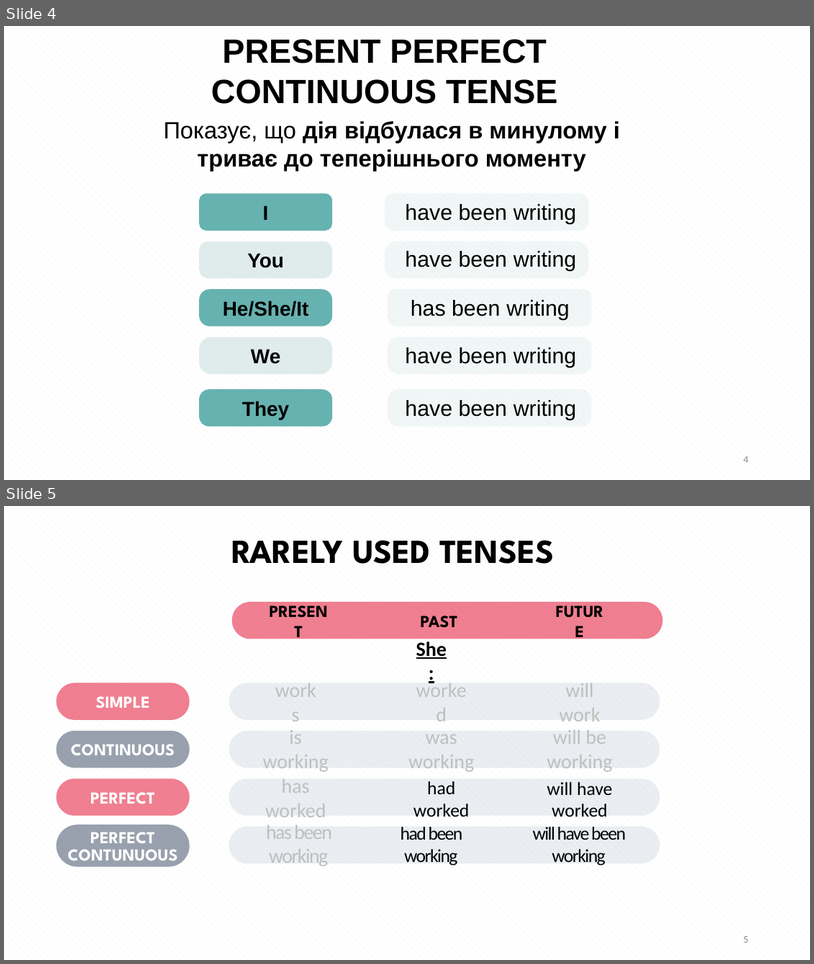
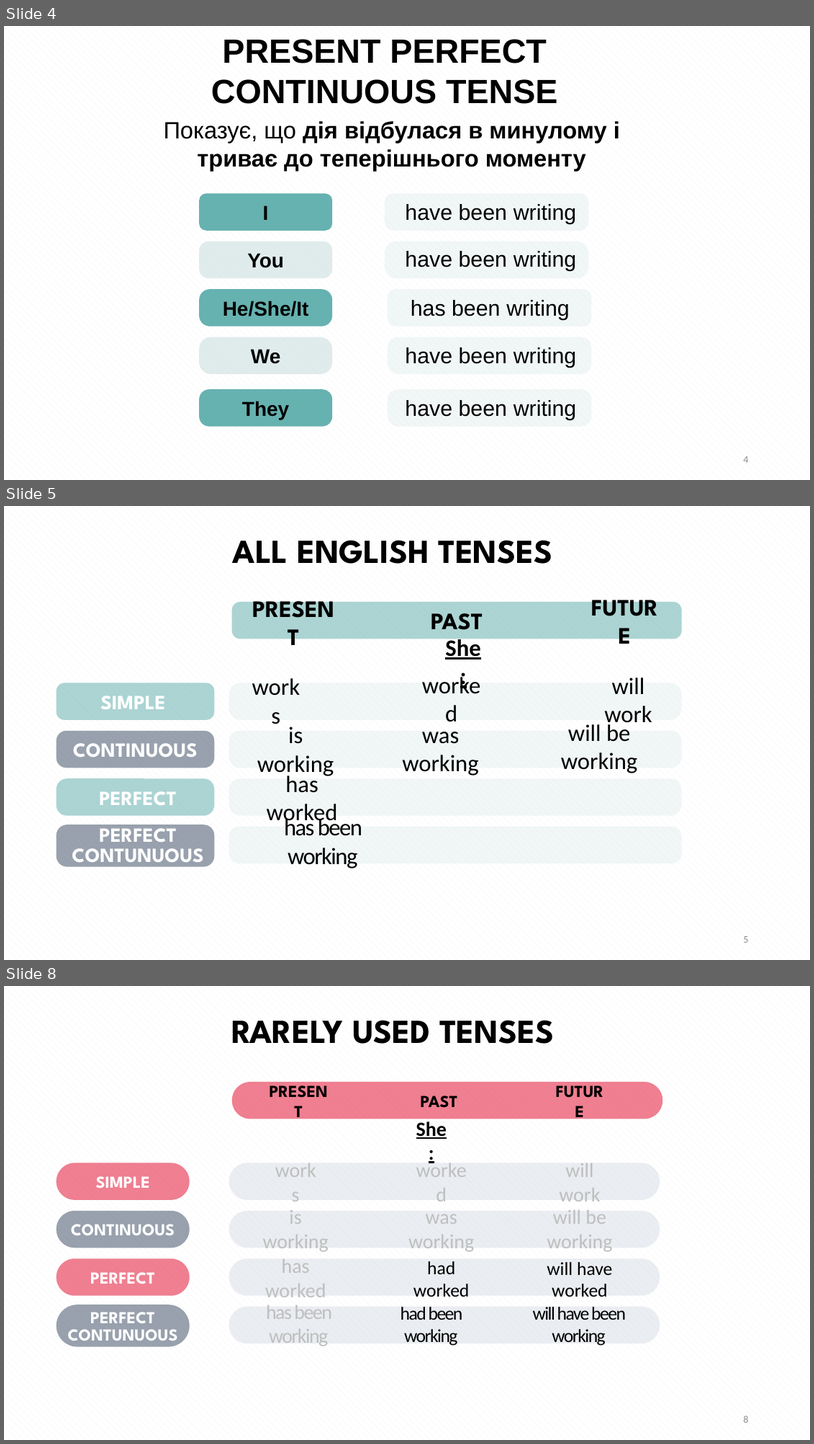
Before and after one commit to vikhulei/TeachLearnFullStack, a slide deck: public/docs/Reviews.pptx. Shown one above the other, each under a label of ours: slides 4 and 5 before the commit, slides 4, 5 and 8 after it; the slides between them are not shown. The pictures are 814x964 and 814x1444 pixels, drawn with LibreOffice and Linux fonts; fonts in the diff are those of the drawing. Boxes give left, top, right and bottom in pixels: in the first picture for what was removed or moved away, otherwise in the second. Text is boxed around its words. In the diff, an @@ line names an element or a change of style, - is before the commit and + after.

```diff
--- a/public/docs/Reviews.pptx
+++ b/public/docs/Reviews.pptx
@@ slide 5 added at bbox=[4, 506, 810, 960], background pattern #F2F2F2 on #FFFFFF @@
@@ text added at bbox=[233, 540, 553, 564], 40 pt, text #000000, bold @@
+ALL ENGLISH TENSES
@@ rounded rectangle added at bbox=[232, 602, 682, 638], fill #66B2B0 at 55% opacity @@
@@ text added at bbox=[248, 608, 339, 636], 28 pt, text #000000, bold @@
+PRESENT
@@ text added at bbox=[431, 613, 483, 630], 28 pt, text #000000, bold @@
+PAST
@@ text added at bbox=[586, 606, 664, 634], 28 pt, text #000000, bold @@
+FUTURE
@@ text added at bbox=[445, 636, 481, 659], 28 pt, text #000000, bold, underline @@
+She:
@@ text added at bbox=[604, 677, 652, 728], 28 pt, text #000000 @@
+will work
@@ rounded rectangle added at bbox=[56, 682, 214, 720], fill #66B2B0 at 55% opacity @@
@@ text added at bbox=[100, 695, 165, 709], 24 pt, text #FFFFFF, bold @@
+SIMPLE
@@ rounded rectangle added at bbox=[229, 682, 682, 720], fill #C8DEDE at 25% opacity @@
@@ text added at bbox=[248, 686, 304, 714], 28 pt, text #000000 @@
+works
@@ text added at bbox=[561, 721, 638, 773], 28 pt, text #000000 @@
+will be working
@@ rounded rectangle added at bbox=[56, 731, 214, 767], fill #44546A at 55% opacity @@
@@ text added at bbox=[73, 743, 198, 757], 24 pt, text #FFFFFF, bold @@
+CONTINUOUS
@@ rounded rectangle added at bbox=[229, 731, 682, 767], fill #C8DEDE at 25% opacity @@
@@ text added at bbox=[257, 726, 334, 777], 28 pt, text #000000 @@
+is working
@@ text added at bbox=[402, 731, 478, 775], 28 pt, text #000000 @@
+was working
@@ rounded rectangle added at bbox=[56, 778, 214, 815], fill #66B2B0 at 55% opacity @@
@@ rounded rectangle added at bbox=[229, 778, 682, 815], fill #C8DEDE at 25% opacity @@
@@ text added at bbox=[286, 775, 319, 793], 28 pt, text #000000 @@
+has worked
@@ text added at bbox=[99, 791, 177, 805], 24 pt, text #FFFFFF, bold @@
+PERFECT
@@ text added at bbox=[267, 803, 338, 826], 28 pt, text #000000 @@
+worked
@@ rounded rectangle added at bbox=[56, 824, 214, 867], fill #44546A at 55% opacity @@
@@ text added at bbox=[72, 821, 203, 869], 24 pt, text #FFFFFF, bold @@
+PERFECT
+CONTUNUOUS
@@ rounded rectangle added at bbox=[229, 826, 682, 863], fill #C8DEDE at 25% opacity @@
@@ text added at bbox=[284, 816, 363, 868], 28 pt, text #000000 @@
+has been working
@@ page number added at bbox=[743, 936, 748, 942], 12 pt, text #8C8C8C @@
+5
@@ what was slide 5 is now slide 8 @@
@@ page number at bbox=[743, 1415, 748, 1422]: text changed @@
-5
+8
```
Also in this commit, not shown: 1 slide changed, 1 other slide added, 3 other files.
